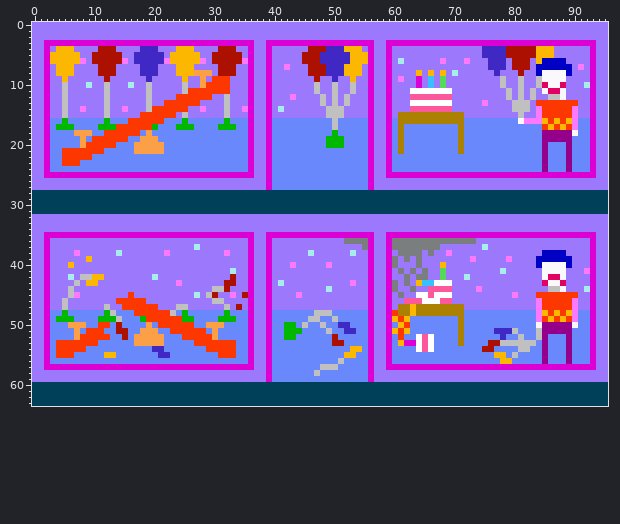
One commit to this sprite sheet: resources/img/rooms/balloon_interior.png. Above is the file before it was changed.
The file is 96x64 pixels.
New version:
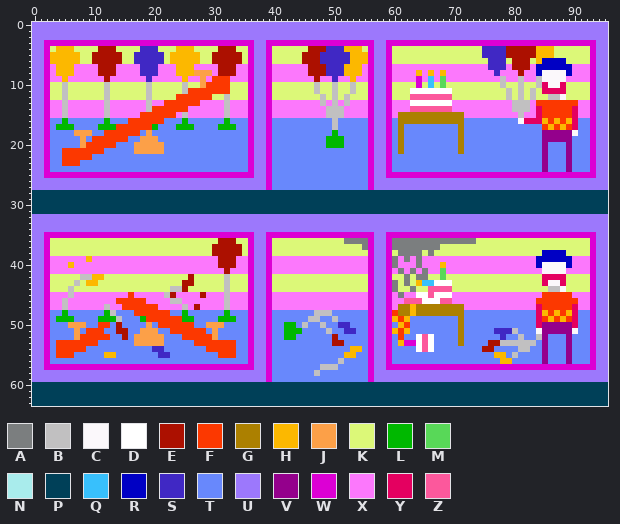
Palette (. is transparent): A #7b7e7f  B #c1c0c1  C #fbf8fb  D #ffffff  E #ac1000  F #fc3800  G #ac8000  H #fcb800  J #fca048  K #dcf878  L #00b800  M #58d858  N #a9ecec  P #004058  Q #38c0fc  R #0000c4  S #4028c4  T #6888fc  U #9c78fc  V #94008c  W #dc00d4  X #fc78fc  Y #e40060  Z #fc589c
From old to new:
Changed rows in their new state; - is an unchanged pixel.
first column x 3:
 4 K---KKKK---KKKK---KKK---KKKK---KK----KKKKKK---------K----KKKKKKKKKKKKKKK------------KKKKKK
 5 -----KK-----KK-----K-----KK-----K----KKKKK---------------KKKKKKKKKKKKKKK------------KKKKKK
 6 -----KK-----KK-----K-----KK-----K----KKKKK---------------KKKKKKKKKKKKKKKK---K---K-----KKKK
 7 X---XXXX---XXXX---XXX---XXXX---XX----XX-XXX---------X----XXXXXXXXXXXXXXXX---X---X------X-X
 8 X---XXXX---XXXX---XXX------X---XX----XXXXXX---------X----XXXX-X-X-XXXXXXXX-XXX-XX------XXX
 9 XX-XXXXXX-XXXXXX-XXXXX-XX-X---XXX----XXXXXXX-XX-XX-XX----X-XX-X-X-XXXXXXXXX-XX-XX-----XXXX
10 KK-KKKKKK-KKKKKK-KKKKK-KK-----KKK----KKKKKKK-KK-KK-KK----KKKK-K-K-KKKKKKKKK-KK-KK-----KKKK
11 KK-KKKKKK-KKKKKK-KKKKK--------KKK----KKKKKKK-KK-KK-KK----KKK-------KKKKKKKKK-K-K-KY--YKKKK
12 KK-KKKKKK-KKKKKK-KKKK------KK-KKK----KKKKKKKK-K-K-KKK----KKK-------KKKKKKKKK-K-K-KK---KKKK
13 XX-XXXXXX-XXXXXX-XX------XXXX-XXX----XXXXXXXX-X-X-XXX----XXX-------XXXXX-XXXX---X-------XX
14 XX-XX-XXX-XX-XXX-------XX-XXX-XX-----XXXXXXXXX---XXXX----XXX-------XXXXXXXXXX---XY-----YXX
15 XX-XXXXXX-XXXXX------X-XXXXXX-XXX----XXXXXXXXX---XXXX----X-----------XXXXXXXXX-XXY-----YXX
16 -------------------------------------------------------------------------------YYY-----Y--
17 ---------------------------------------------------------------------------------------Y--
first column x 3:
36 KKKKKKKKKKKKKKKKKKKKKKKKKKKKEEEKK----KKKKKKKKKKKK----------------------KKKKKKKKKKKKKKKKKKK
37 KKKKKKKKKKKKKKKKKKKKKKKKKKKEEEEEK----KKKKKKKKKKKKKKK-------------KKKKKKKKKKKKKKKKKKKKKKKKK
38 KKKKKKKKKKKKKKKKKKKKKKKKKKKEEEEEK----KKKKKKKKKKKKKKKK----K----K-KKKKKKKKKKKKKKKKKK----KKKK
39 XXXXXX-XXXXXXXXXXXXXXXXXXXXXEEEXX----XXXXXXXXXXXXXXXX-----X-X-XXXXXXXX-XXXXX-XXXX------XXX
40 XXX-XXXXXXXXXXXXXXXXXXXXXXXXEEEXX----XXX-XXXXX-XXXXXX-----XXX-XXX-XXXXXXXXXXXXXXX------XXX
41 XXXXXXXXXXXXXXXXXXXXXXXXXXXXXEXXX----XXXXXXXXXXXXXXXX----X-X-X-XX-XXXXXXXXXXXXXXXX----XXX-
42 KKKKK----KKKKKKKKKKKKKKEKKKKKBKKK----KKKKKKKKKKKKKKKK----KK-K--KK-KKKKKKKKKKKKKKKKY--YKKKK
43 KKKK-K--KKKKKKKKKKKKKKEEKKKKKBKKK----KKKKKKKKKKKKKKKK-----K-K------KKKKKKKKKKKKKKK----KKKK
44 KKK-KKKKKKKKKKKKKKKKBBEKKKKKKBKKK----KKKKKKKKKKKKKKKK-----KK-KK----KKKKKKKKKKKKKKKK---KKKK
45 XXX--XXXXXXXX-XXXXXBEXXXXEXXXB-XX----XXXX-XXXXXXXXXXX----X-XX------XXXXXXXXXX-XXXX-----XXX
46 XX-XXXXXXXX-----XXXXBBXXXXXXXBXXX----XXXXXXXXXXXXXXXX----XX--------XXXXXXXXXXXXXXF-----FXX
47 XX-XXXXXX-XX------XXXX-XEXXXX-XXX----XXXXXXXXXXXXXXXX----X-----------XXXXXXXXXXXXY-----YXX
48 --------------------T------------------------------------------------------------Y-----Y--
49 ---------------------------------------------------------------------------------Y-----Y--
50 ---------------------------------------------------------------------------------Y-----Y--
51 ---------------------------------------------------------------------------------C-----C--
Pixel boxes of the changes (left, top, right, bottom) in both pictures:
changed: (50, 46, 248, 118)
changed: (272, 46, 368, 118)
changed: (392, 46, 590, 130)
changed: (50, 238, 248, 316)
changed: (272, 238, 368, 310)
changed: (392, 238, 590, 334)
